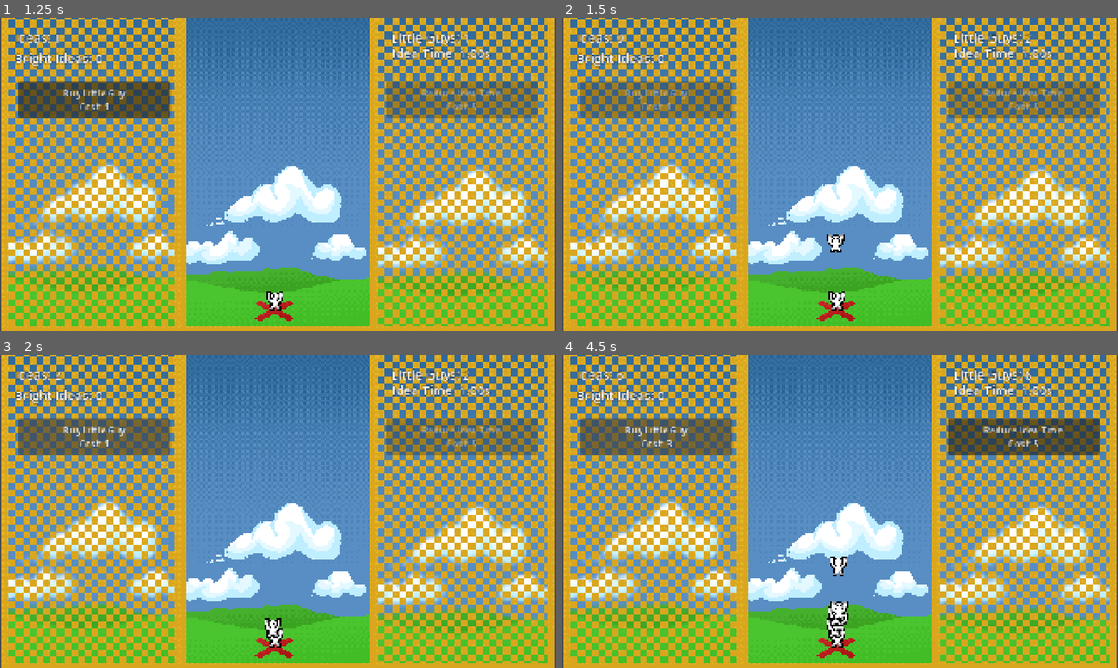
Above: before the commit, frames 1-4 (two rows, left to right).
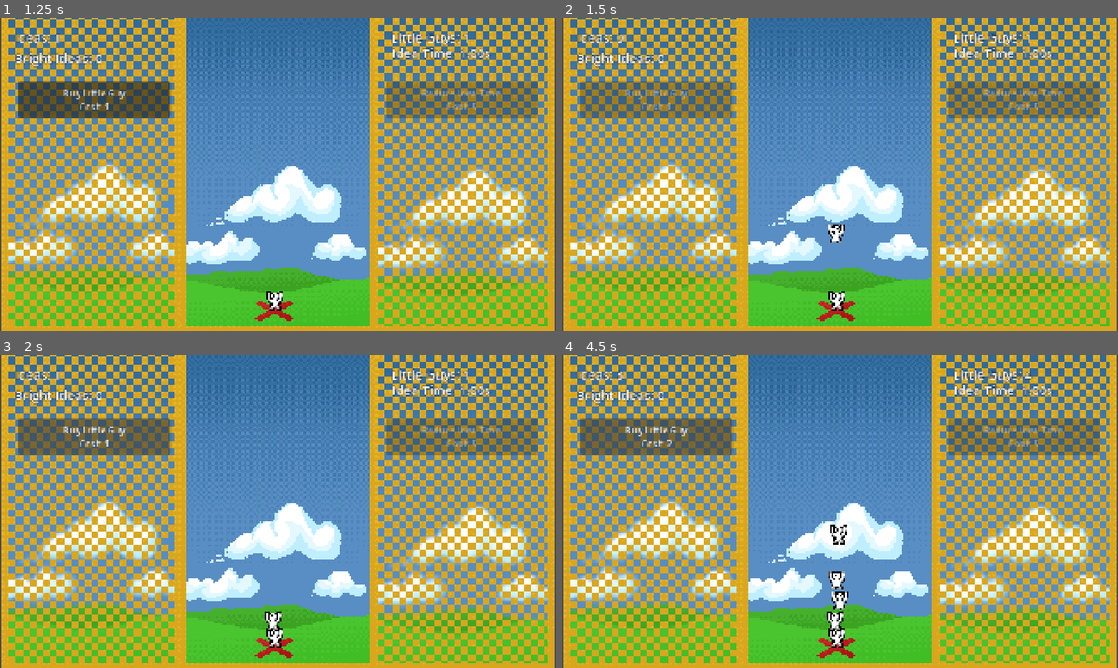
Above: after the commit, the same moments.

Repository: jablonskibrandan/ScrewItUp
Game: Godot game, scene res://scenes/main.tscn
The game is run twice, just before and just after one commit, with the same random seed, the same clock (stepped at 60 frames per second) and the same inputs.
Inputs (mouse positions are in pixels of both pictures, inside the frame that each line leads up to):
- Up to frame 1 (1.25 s): tap Enter at 0.5 s
- Up to frame 2 (1.5 s): click "Buy Little Guy Cost: 1" at 1.25 s
- Up to frame 3 (2 s): no input
- Up to frame 4 (4.5 s): click "Buy Little Guy Cost: 1" at 2 s; click (656, 436) at 2.75 s, where only the run before the commit has a clickable "Buy Little Guy Cost: 1"; tap Space at 3.5 s; click "Buy Little Guy Cost: 2" (after the commit: "Buy Little Guy Cost: 1") at 4.25 s

Frame 1 is identical in both runs. In frame 2, 0.2% of the frame differs, in the area x 47-85%, y 5-75%; in frame 3, 0.2%; in frame 4, 4.0%, in the area x 9-97%, y 5-91%.

Commit message:
Adding some sfx and fixing some things

Diff:
--- a/project.godot
+++ b/project.godot
@@ -16,7 +16,7 @@
 
 config/name="Screw It Up"
 run/main_scene="res://scenes/Main.tscn"
-config/features=PackedStringArray("4.7", "Forward Plus")
+config/features=PackedStringArray("4.6", "Forward Plus")
 config/icon="res://assets/little_guy.png"
 
 [display]
--- a/scenes/little_guy.tscn
+++ b/scenes/little_guy.tscn
@@ -2,11 +2,23 @@
 
 [ext_resource type="Script" uid="uid://ssaddaxeue2y" path="res://scripts/little_guy.gd" id="1_ppv50"]
 [ext_resource type="Texture2D" uid="uid://dgjptw1so4pt0" path="res://sprites/image_2026-07-02_105344178-removebg-preview_1.png" id="1_qctxp"]
+[ext_resource type="AudioStream" uid="uid://dmmooaawenh4j" path="res://audio/little_guy_pop.mp3" id="3_25crj"]
+[ext_resource type="AudioStream" uid="uid://c887vdtlrb3jf" path="res://audio/rare_guy_pop.mp3" id="4_oghk0"]
 
-[node name="LittleGuy" type="Node2D" unique_id=338728597]
+[node name="LittleGuy" type="Node2D" unique_id=338728597 node_paths=PackedStringArray("little_guy_pop", "rare_guy_pop")]
 scale = Vector2(3, 3)
 script = ExtResource("1_ppv50")
+little_guy_pop = NodePath("Audio/LittleGuyPop")
+rare_guy_pop = NodePath("Audio/RareGuyPop")
 
 [node name="Sprite2D" type="Sprite2D" parent="." unique_id=136963205]
 scale = Vector2(0.025, 0.025)
 texture = ExtResource("1_qctxp")
+
+[node name="Audio" type="Node" parent="." unique_id=854340812]
+
+[node name="LittleGuyPop" type="AudioStreamPlayer" parent="Audio" unique_id=1446521249]
+stream = ExtResource("3_25crj")
+
+[node name="RareGuyPop" type="AudioStreamPlayer" parent="Audio" unique_id=2114455650]
+stream = ExtResource("4_oghk0")
--- a/scenes/main.tscn
+++ b/scenes/main.tscn
@@ -6,6 +6,7 @@
 [ext_resource type="Script" uid="uid://dpe8fjjdne8hc" path="res://scripts/camera.gd" id="2_tefeu"]
 [ext_resource type="PackedScene" uid="uid://byt8bu3al3ssh" path="res://scenes/little_guy.tscn" id="3_tbgi4"]
 [ext_resource type="Script" uid="uid://d1nfhkv0jhjpi" path="res://scripts/UI.gd" id="4_tbgi4"]
+[ext_resource type="AudioStream" uid="uid://cp58lqeeado7k" path="res://audio/click_button_sound.mp3" id="7_o6xl0"]
 
 [sub_resource type="AtlasTexture" id="AtlasTexture_left"]
 region = Rect2(0, 0, 160, 1000)
@@ -36,7 +37,7 @@
 position = Vector2(476, 643)
 
 [node name="SpawnPoint" type="Marker2D" parent="World" unique_id=406115017]
-position = Vector2(475, 631)
+position = Vector2(476, 609)
 
 [node name="Camera2D" type="Camera2D" parent="World" unique_id=877441994 node_paths=PackedStringArray("camera")]
 position = Vector2(480, 420)
@@ -50,7 +51,7 @@
 [node name="Spawner" type="Node" parent="World" unique_id=2015348169 node_paths=PackedStringArray("stack_root", "stack_base_point", "guy_spawn_point", "game_manager", "camera_controller")]
 script = ExtResource("2_jyhfs")
 little_guy_scene = ExtResource("3_tbgi4")
-guy_spacing_y = 10.0
+guy_spacing_y = 35.0
 stack_wobble_x = 5.0
 stack_root = NodePath("../StackRoot")
 stack_base_point = NodePath("../SpawnPoint")
@@ -58,10 +59,12 @@
 game_manager = NodePath("../../GameManager")
 camera_controller = NodePath("../Camera2D")
 
-[node name="LittleGuy" parent="World" unique_id=338728597 instance=ExtResource("3_tbgi4")]
+[node name="LittleGuy" parent="World" unique_id=338728597 node_paths=PackedStringArray("little_guy_pop", "rare_guy_pop") instance=ExtResource("3_tbgi4")]
 position = Vector2(475, 638)
+little_guy_pop = NodePath("")
+rare_guy_pop = NodePath("")
 
-[node name="ScreenUI" type="CanvasLayer" parent="." unique_i …(195 unchanged characters)… , "little_guys_label", "idea_time_label")]
+[node name="ScreenUI" type="CanvasLayer" parent="." unique_i …(195 unchanged characters)… , "little_guys_label", "idea_time_label", "button_click_sfx")]
 layer = 10
 scale = Vector2(2, 2)
 transform = Transform2D(2, 0, 0, 2, 0, 0)
@@ -76,6 +79,7 @@
 bright_ideas_label = NodePath("UIRoot/BrightIdeasLabel")
 little_guys_label = NodePath("UIRoot/StackLabel")
 idea_time_label = NodePath("UIRoot/IdeaSpeedLabel")
+button_click_sfx = NodePath("../UIAudio/ClickAudio")
 
 [node name="UIRoot" type="Control" parent="ScreenUI" unique_id=2017129080]
 layout_mode = 3
@@ -174,3 +178,8 @@
 
 [node name="GameManager" type="Node" parent="." unique_id=335116798]
 script = ExtResource("2_0wfyh")
+
+[node name="UIAudio" type="Node2D" parent="." unique_id=869765653]
+
+[node name="ClickAudio" type="AudioStreamPlayer" parent="UIAudio" unique_id=1799479574]
+stream = ExtResource("7_o6xl0")
--- a/scripts/UI.gd
+++ b/scripts/UI.gd
@@ -13,6 +13,8 @@
 @export var bright_ideas_label: Label
 @export var little_guys_label: Label
 @export var idea_time_label: Label
+
+@export var button_click_sfx: AudioStreamPlayer
 
 
 func _ready() -> void:
@@ -56,6 +58,7 @@
 
 
 func on_buy_guy_pressed() -> void:
+	play_button_sfx()
 	if game_manager.try_buy_little_guy():
 		spawner.add_guy_to_stack()
 
@@ -68,6 +71,7 @@
 
 
 func on_rare_chance_pressed() -> void:
+	play_button_sfx()
 	game_manager.try_buy_rare_chance()
 	update_ui()
 
@@ -101,6 +105,11 @@
 		bright_chance_button.visible = true
 
 	update_ui()
+
+
+func play_button_sfx() -> void:
+	if button_click_sfx != null:
+		button_click_sfx.play()
 
 
 func update_ui() -> void:
--- a/scripts/little_guy.gd
+++ b/scripts/little_guy.gd
@@ -4,15 +4,40 @@
 
 var is_rare: bool = false
 
+@export var little_guy_pop: AudioStreamPlayer
+@export var rare_guy_pop: AudioStreamPlayer
+@export var pop_sfx_delay: float = 0.35
 
 func setup(rare: bool) -> void:
 	is_rare = rare
 
 	if is_rare:
-		# Temporary rare guy visual.
 		sprite.modulate = Color(0.2, 0.9, 1.0)
 	else:
 		sprite.modulate = Color.WHITE
+
+
+func play_pop_sfx() -> void:
+	#Otherwise we play right away which doesn't feel right.
+	await get_tree().create_timer(pop_sfx_delay).timeout
+
+	var player: AudioStreamPlayer
+
+	if is_rare:
+		player = rare_guy_pop
+	else:
+		player = little_guy_pop
+
+	if player == null:
+		print("Pop sound player is null.")
+		return
+
+	if player.stream == null:
+		print("Pop sound player has no stream assigned.")
+		return
+
+	player.stop()
+	player.play()
 
 
 func jump_to_stack(target_position: Vector2) -> void:
@@ -30,6 +55,11 @@
 		0.45
 	).set_trans(Tween.TRANS_SINE).set_ease(Tween.EASE_OUT)
 
+	if is_rare:
+		rare_guy_pop.play()
+	else:
+		little_guy_pop.play()
+
 
 func _bezier(a: Vector2, b: Vector2, c: Vector2, t: float) -> Vector2:
 	var ab := a.lerp(b, t)
--- a/scripts/spawner.gd
+++ b/scripts/spawner.gd
@@ -14,6 +14,8 @@
 
 @export var game_manager: GameManager
 @export var camera_controller: CameraController
+
+var next_stack_index: int = 0
 
 var stack_base_position: Vector2
 var spawn_position: Vector2
@@ -58,31 +60,34 @@
 		push_error("Little Guy Scene is not assigned.")
 		return
 
-	if stack_root == null:
-		push_error("Stack Root is not assigned.")
-		return
-
-	if game_manager == null:
-		push_error("Game Manager is not assigned.")
-		return
-
-	var current_amount := game_manager.get_amt_little_guys()
-	var stack_index := current_amount
+	var stack_index := next_stack_index
 
 	var guy := little_guy_scene.instantiate() as Node2D
 	stack_root.add_child(guy)
+
+	var is_rare := false
+
+	if game_manager != null:
+		is_rare = game_manager.roll_for_rare_guy()
+
+		if is_rare:
+			game_manager.mark_rare_guy_found()
+
+	if guy.has_method("setup"):
+		guy.setup(is_rare)
+
+	if guy.has_method("play_pop_sfx"):
+		guy.play_pop_sfx()
 
 	var target_position := get_stack_position(stack_index)
 
 	guy.global_position = spawn_position
 	guy.z_index = 100 + stack_index
 
-	game_manager.set_amt_little_guys(current_amount + 1)
+	next_stack_index += 1
 
-	print("Spawn position: ", spawn_position)
-	print("Target position: ", target_position)
-	print("Current camera: ", get_viewport().get_camera_2d().global_position)
-	print("Stack children: ", stack_root.get_child_count())
+	if game_manager != null:
+		game_manager.set_amt_little_guys(next_stack_index)
 
 	jump_guy_to_position(guy, target_position)
 
@@ -92,20 +97,21 @@
 		push_error("Little Guy Scene is not assigned.")
 		return
 
-	if stack_root == null:
-		push_error("Stack Root is not assigned.")
-		return
-
 	var guy := little_guy_scene.instantiate() as Node2D
 	stack_root.add_child(guy)
 
-	var target_position := get_stack_position(0)
+	var target_position := get_stack_position(next_stack_index)
+
+	if guy.has_method("setup"):
+		guy.setup(false)
 
 	guy.global_position = target_position
-	guy.z_index = 100
+	guy.z_index = 100 + next_stack_index
 
-	if game_manager != null and game_manager.get_amt_little_guys() < 1:
-		game_manager.set_amt_little_guys(1)
+	next_stack_index += 1
+
+	if game_manager != null:
+		game_manager.set_amt_little_guys(next_stack_index)
 
 	print("Starting guy added at: ", target_position)
 
Not shown, added: audio/click_button_sound.mp3.import
Not shown, added: audio/little_guy_pop.mp3.import
Not shown, added: audio/rare_guy_pop.mp3.import
Not shown, added: audio/click_button_sound.mp3
Not shown, added: audio/little_guy_pop.mp3
Not shown, added: audio/rare_guy_pop.mp3
